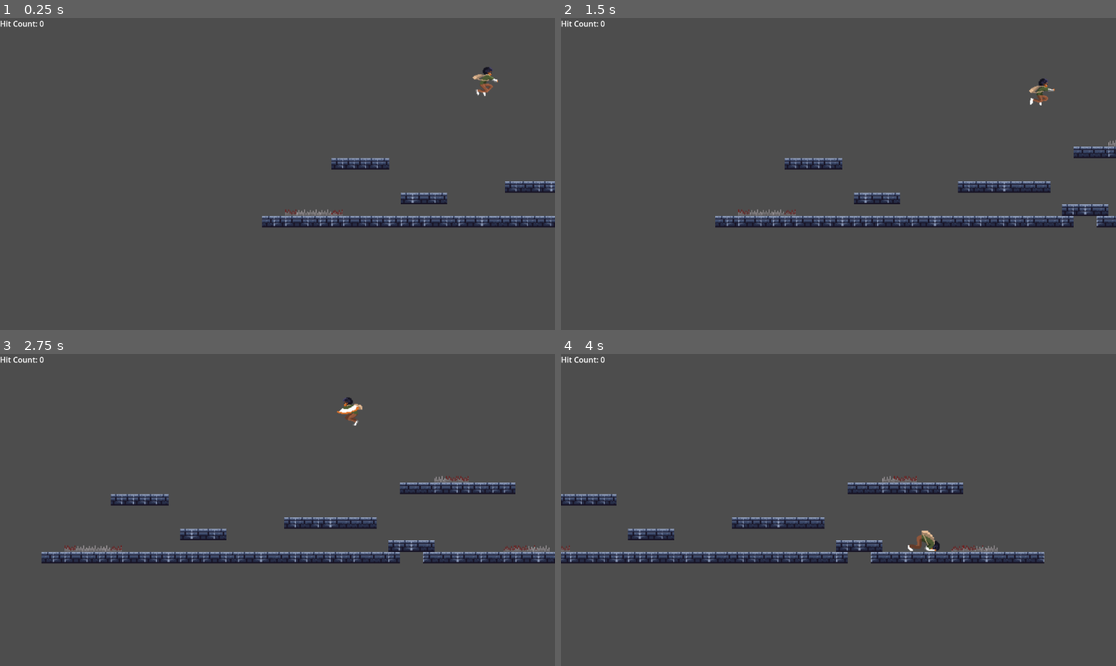
Above: before the commit, frames 1-4 (two rows, left to right).
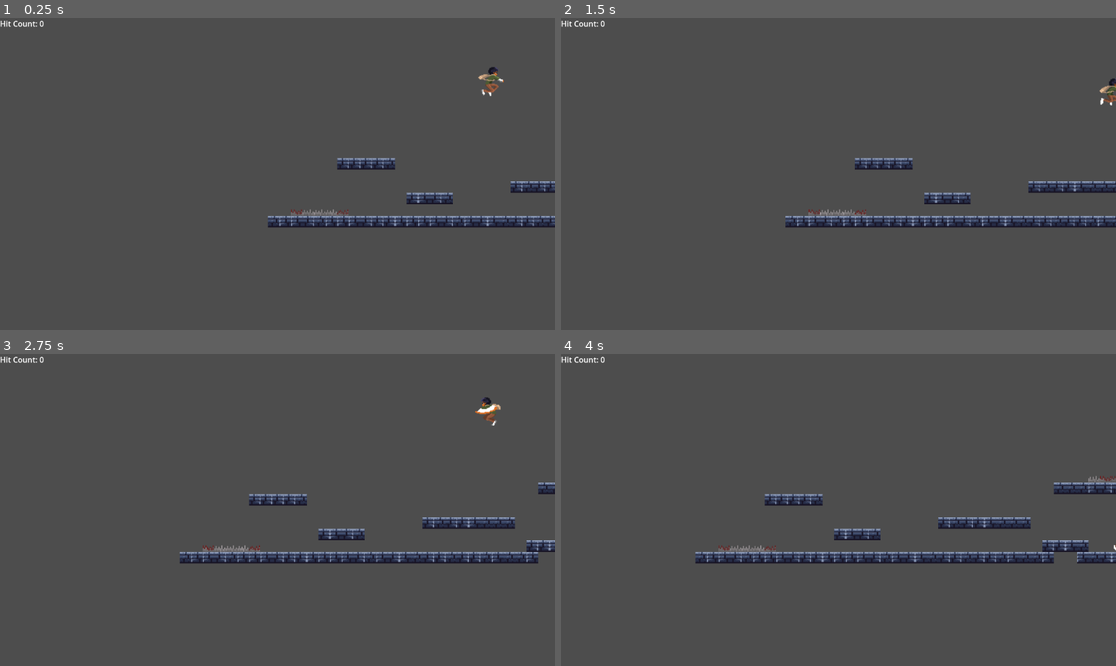
Above: after the commit, the same moments.

Repository: NMSU-Digital-Game-Design/game-jam-1-game-sandman-productions
Game: Godot game, scene res://Main.tscn
Two runs of this game, one before a commit and one after it. Both use one fixed random seed, a clock stepped at 60 frames per second and the inputs below.
Inputs:
- Up to frame 1 (0.25 s): no input
- Up to frame 2 (1.5 s): hold D (Right) from 0.53 s (still down); tap Space (Roll) at 0.6, 1.35 s; tap W (Jump) at 0.77 s
- Up to frame 3 (2.75 s): tap W (Jump) at 1.52 s; release D (Right) at 2.03 s; hold A (Left) from 2.03 s (still down); tap Space (Roll) at 2.1 s
- Up to frame 4 (4 s): release A (Left) at 2.78 s; hold D (Right) from 2.78 s (still down); tap Space (Roll) at 2.85, 3.6 s; tap W (Jump) at 3.02, 3.77 s

The runs differ from the first frame. In frame 1, 1.4% of the frame differs, in the area x 47-100%, y 15-68%; in frame 2, 4.2%; in frame 3, 5.9%; in frame 4, 6.3%, in the area x 0-100%, y 38-68%.

Commit message:
Update Main.tscn

Diff:
--- a/Test2/Mindhunter/Main.tscn
+++ b/Test2/Mindhunter/Main.tscn
@@ -23,4 +23,4 @@
 zoom = Vector2(1.5, 1.5)
 position_smoothing_enabled = true
 script = ExtResource("4_cm0pq")
-camera_speed = 125
+camera_speed = 50
